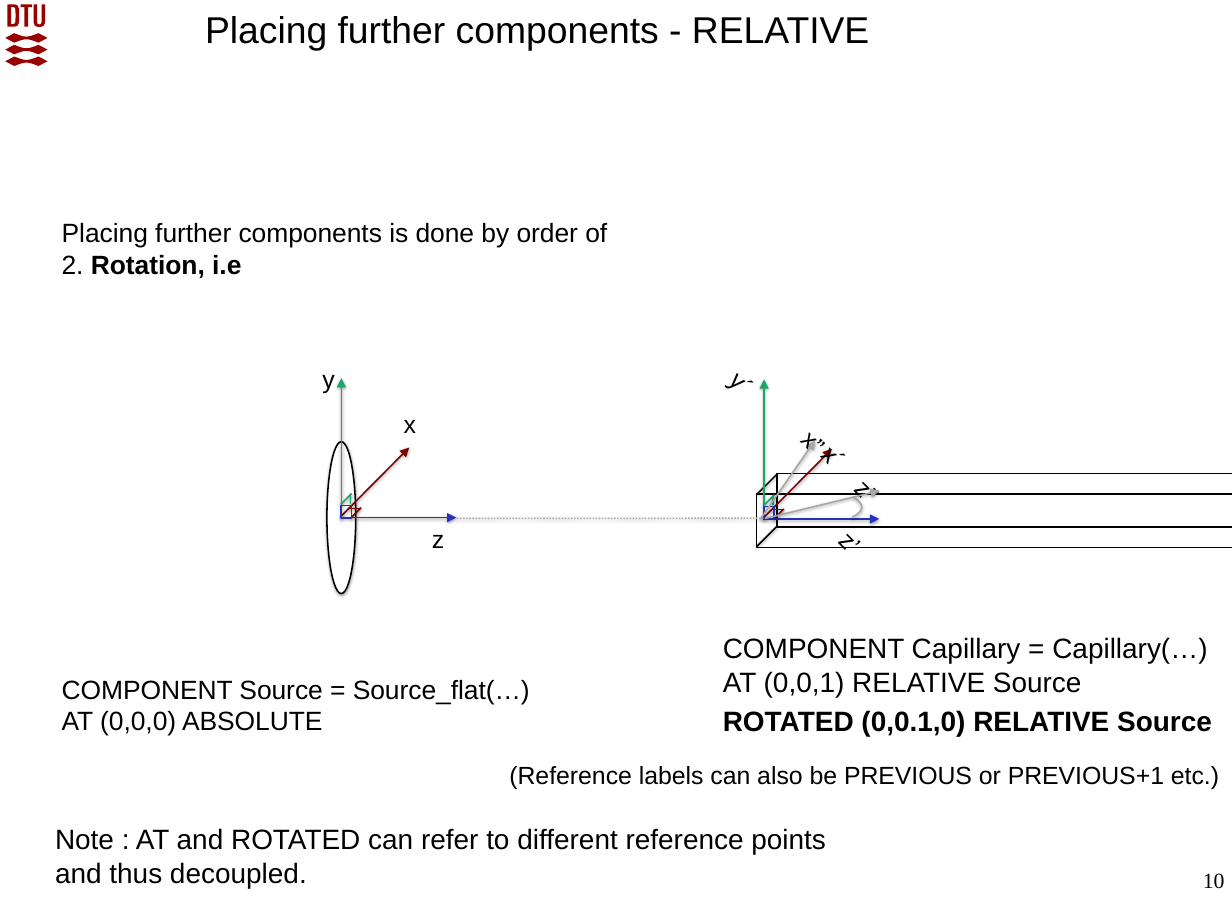
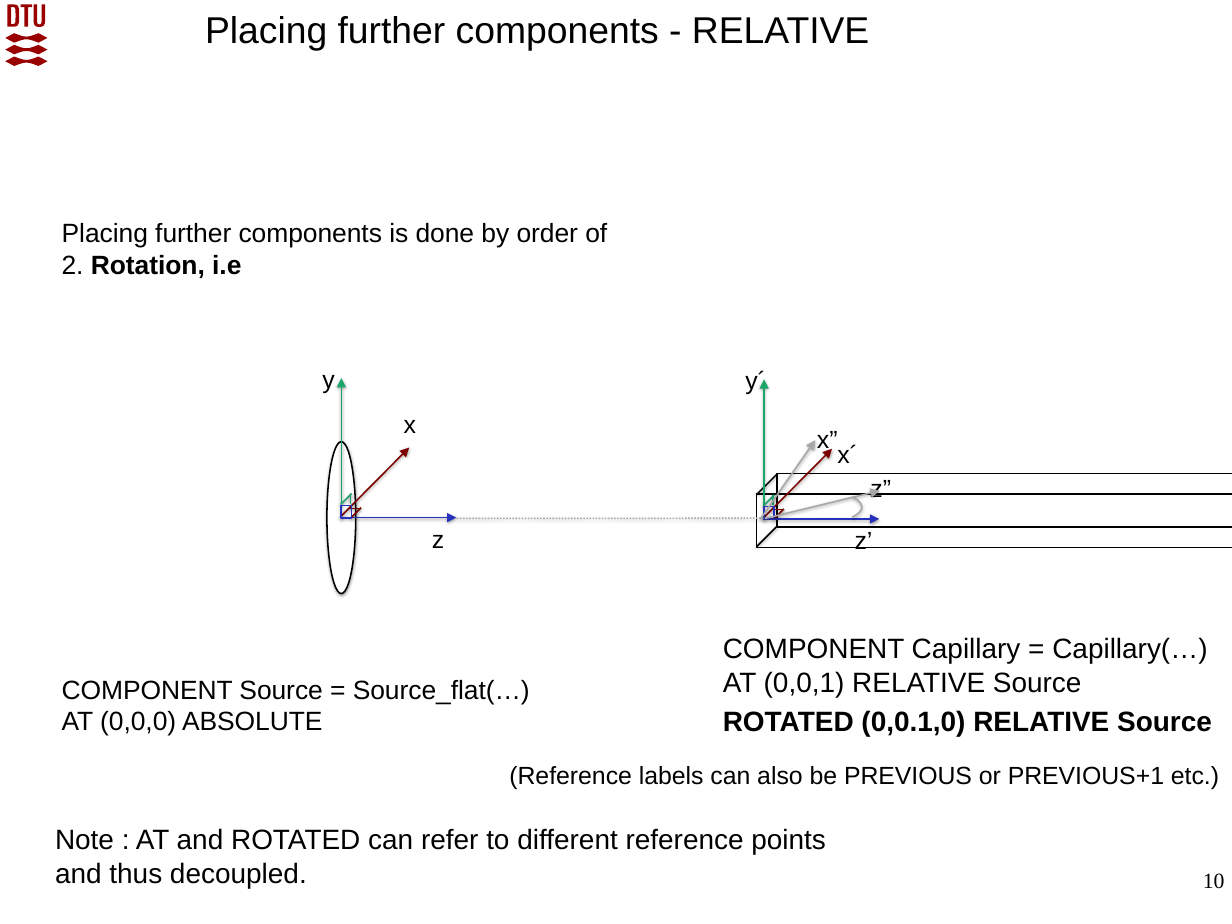
Before and after one commit to McStasMcXtrace/Schools, a slide deck: slide 10 of 2023/SOLEIL_May_2023/Day2_Wednesday_May_10th/3_Components/McXtrace_component_and_instrument_concepts.pptx. Drawn at 1232x924 pixels with LibreOffice and Linux fonts; fonts in the diff are those of the drawing; background and template pictures are left out. Boxes give left, top, right and bottom in pixels: in the first picture for what was removed or moved away, otherwise in the second. Text is boxed around its words. In the diff, an @@ line names an element or a change of style, - is before the commit and + after.

```diff
--- a/2023/SOLEIL_May_2023/Day2_Wednesday_May_10th/3_Components/McXtrace_component_and_instrument_concepts.pptx
+++ b/2023/SOLEIL_May_2023/Day2_Wednesday_May_10th/3_Components/McXtrace_component_and_instrument_concepts.pptx
@@ text "y´" rewrapped from (745, 365, 901, 520) to (745, 370, 766, 395) @@
@@ text "x”" rewrapped from (817, 424, 972, 580) to (817, 431, 838, 454) @@
@@ text "x´" rewrapped from (838, 439, 994, 594) to (837, 444, 858, 463) @@
@@ text "z”" rewrapped from (871, 473, 1026, 629) to (870, 480, 891, 498) @@
@@ text "z’" rewrapped from (855, 525, 1010, 680) to (855, 532, 873, 549) @@
```
Also in this commit, not shown: 5 other slides changed, 2 other files.
